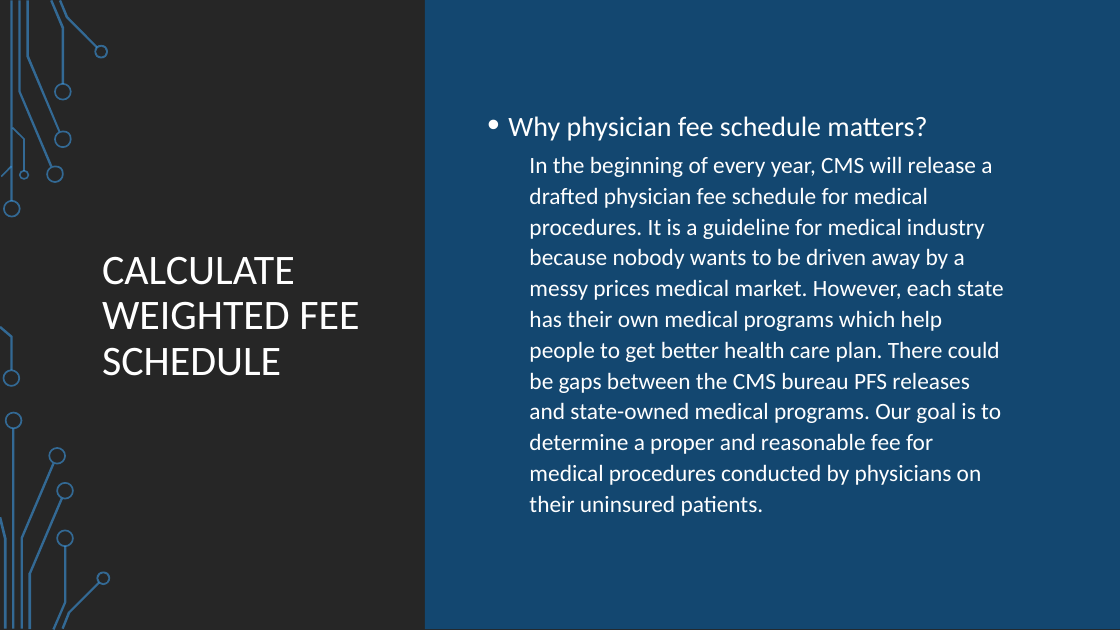
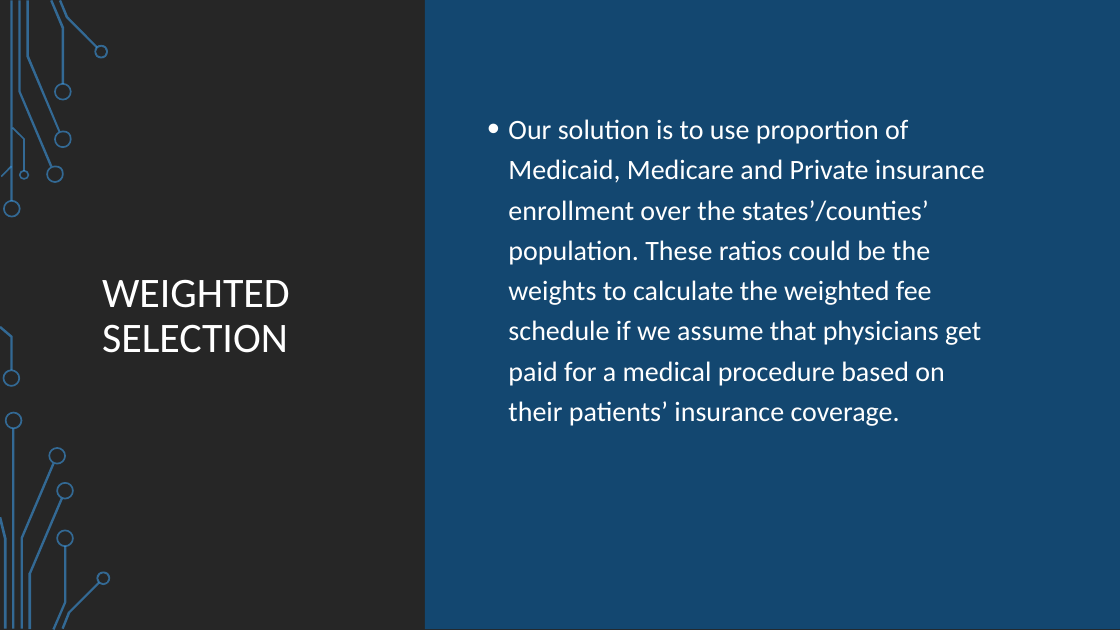
Before and after one commit to dev-hyang/data_analysis_medicaid, a slide deck: slide 17 of Presentation_v1.0.pptx (slide 9 before the commit). Drawn at 1120x630 pixels with LibreOffice and Linux fonts; fonts in the diff are those of the drawing; background and template pictures are left out. Boxes give left, top, right and bottom in pixels: in the first picture for what was removed or moved away, otherwise in the second. Text is boxed around its words. In the diff, an @@ line names an element or a change of style, - is before the commit and + after.

Commit message:
upload presentation powerpoint

```diff
--- a/Presentation_v1.0.pptx
+++ b/Presentation_v1.0.pptx
@@ text at [508,119,985,426]: text changed; size 20 to 24 pt @@
-• Why physician fee schedule matters?
-  In the beginning of every year, CMS will release a drafted physician fee schedule for medical procedures. It is a guideline for medical industry because nobody wants to be driven away by a messy prices medical market. However, each state has their own medical programs which help people to get better health care plan. There could be gaps between the CMS bureau PFS releases and state-owned medical programs. Our goal is to determine a proper and reasonable fee for medical procedures conducted by physicians on their uninsured patients.
+• Our solution is to use proportion of Medicaid, Medicare and Private insurance enrollment over the states’/counties’ population. These ratios could be the weights to calculate the weighted fee schedule if we assume that physicians get paid for a medical procedure based on their patients’ insurance coverage.
@@ title at [102,279,290,353]: text changed @@
-CALCULATE WEIGHTED FEE SCHEDULE
+WEIGHTED SELECTION
```
Also in this commit, not shown: 3 other slides changed, 19 slides added, 4 slides removed, 2 other files.
